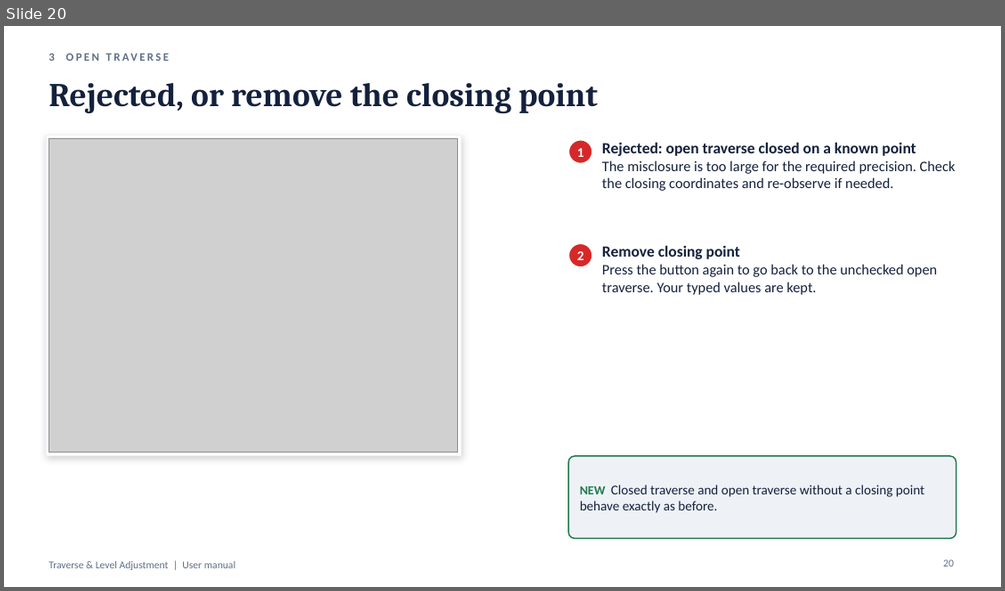
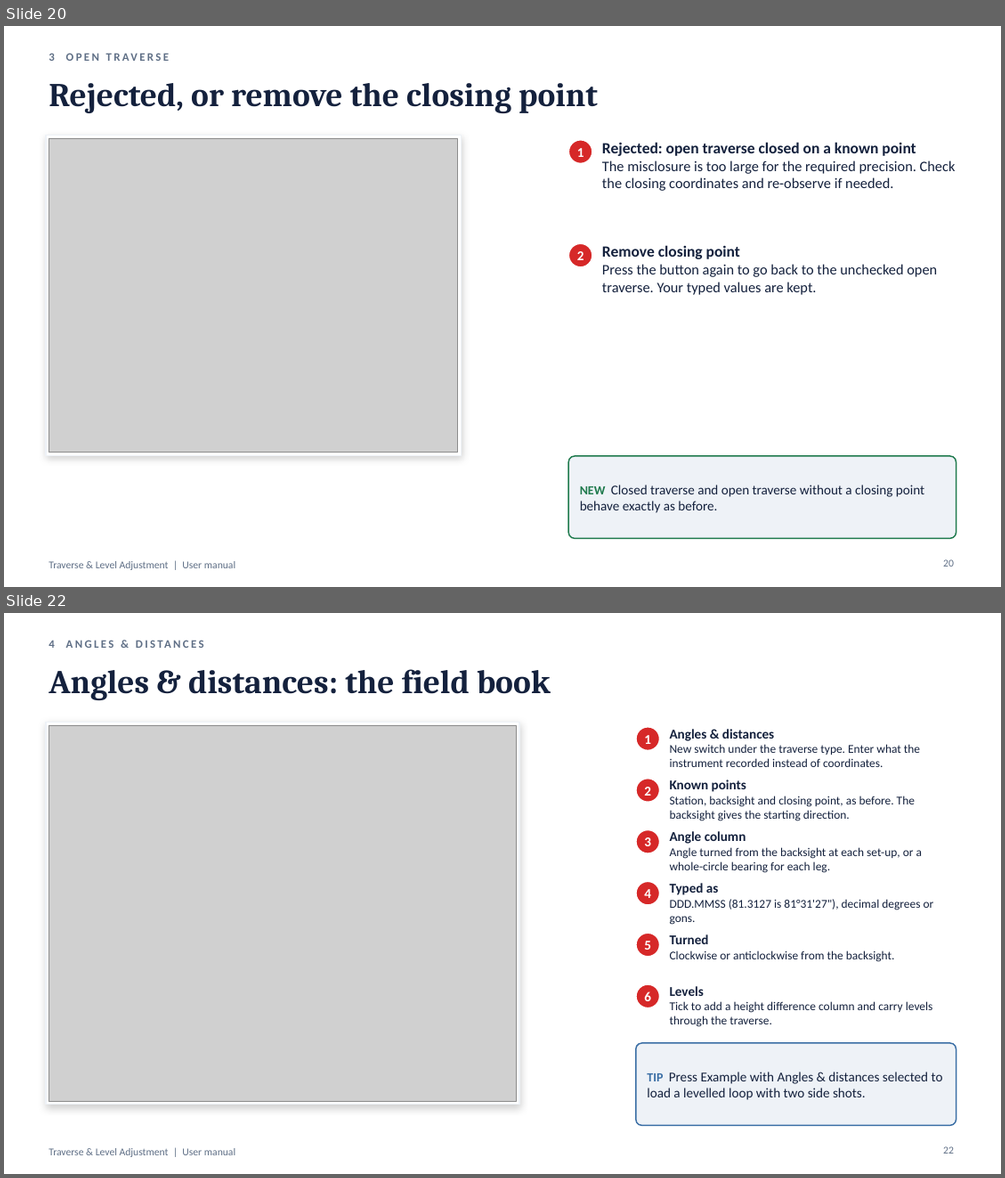
Before and after one commit to Asjad-Mehmood/KML-WEBSITE-, a slide deck: public/traverse/Traverse-Level-User-Manual.pptx. Shown one above the other, each under a label of ours: slide 20 before the commit, slides 20 and 22 after it; the slides between them are not shown. The pictures are 1005x591 and 1005x1178 pixels, drawn with LibreOffice and Linux fonts; fonts in the diff are those of the drawing; grey boxes stand for pictures. Boxes give left, top, right and bottom in pixels: in the first picture for what was removed or moved away, otherwise in the second. Text is boxed around its words. In the diff, an @@ line names an element or a change of style, - is before the commit and + after.

```diff
--- a/public/traverse/Traverse-Level-User-Manual.pptx
+++ b/public/traverse/Traverse-Level-User-Manual.pptx
@@ slide 22 added at [4,613,1001,1174], background #FFFFFF; not listed: 1 template element that a slide beside it also shows @@
@@ text added at [48,640,54,648], 11 pt, text #5F6F86, bold @@
+4 ANGLES & DISTANCES
@@ text added at [48,669,550,701], 32 pt, text #14213D, bold @@
+Angles & distances: the field book
@@ rectangle added at [46,722,519,1104], fill #FFFFFF, outline #EEF2F7 1 pt @@
@@ picture added at [48,725,517,1102] @@
@@ ellipse added at [636,727,660,751], fill #D62828, outline #FFFFFF 1.5 pt @@
@@ text added at [644,735,651,744], 13 pt, text #FFFFFF, bold @@
+1
@@ text added at [670,729,920,767], 11.5 pt, text #14213D @@
+Angles & distances
+New switch under the traverse type. Enter what the instrument recorded instead of coordinates.
@@ ellipse added at [636,779,660,803], fill #D62828, outline #FFFFFF 1.5 pt @@
@@ text added at [644,787,651,795], 13 pt, text #FFFFFF, bold @@
+2
@@ text added at [670,779,914,821], 11.5 pt, text #14213D @@
+Known points
+Station, backsight and closing point, as before. The backsight gives the starting direction.
@@ ellipse added at [636,830,660,854], fill #D62828, outline #FFFFFF 1.5 pt @@
@@ text added at [644,837,651,846], 13 pt, text #FFFFFF, bold @@
+3
@@ text added at [670,831,922,873], 11.5 pt, text #14213D @@
+Angle column
+Angle turned from the backsight at each set-up, or a whole-circle bearing for each leg.
@@ ellipse added at [636,882,660,906], fill #D62828, outline #FFFFFF 1.5 pt @@
@@ text added at [644,889,651,898], 13 pt, text #FFFFFF, bold @@
+4
@@ text added at [670,883,934,925], 11.5 pt, text #14213D @@
+Typed as
+DDD.MMSS (81.3127 is 81°31'27"), decimal degrees or gons.
@@ ellipse added at [636,933,660,957], fill #D62828, outline #FFFFFF 1.5 pt @@
@@ text added at [644,941,651,949], 13 pt, text #FFFFFF, bold @@
+5
@@ text added at [670,934,895,962], 11.5 pt, text #14213D @@
+Turned
+Clockwise or anticlockwise from the backsight.
@@ ellipse added at [636,984,660,1008], fill #D62828, outline #FFFFFF 1.5 pt @@
@@ text added at [670,986,933,1027], 11.5 pt, text #14213D @@
+Levels
+Tick to add a height difference column and carry levels through the traverse.
@@ text added at [644,991,651,1001], 13 pt, text #FFFFFF, bold @@
+6
@@ rounded rectangle added at [636,1043,956,1126], fill #EEF2F7, outline #3A6EA5 1.25 pt @@
@@ text added at [647,1071,943,1100], 13 pt, text #14213D @@
+TIP Press Example with Angles & distances selected to load a levelled loop with two side shots.
@@ page number added at [943,1146,954,1153], 10 pt, text #5F6F86 @@
+22
```
Also in this commit, not shown: 14 slides changed, 8 other slides added, 22 other files.
